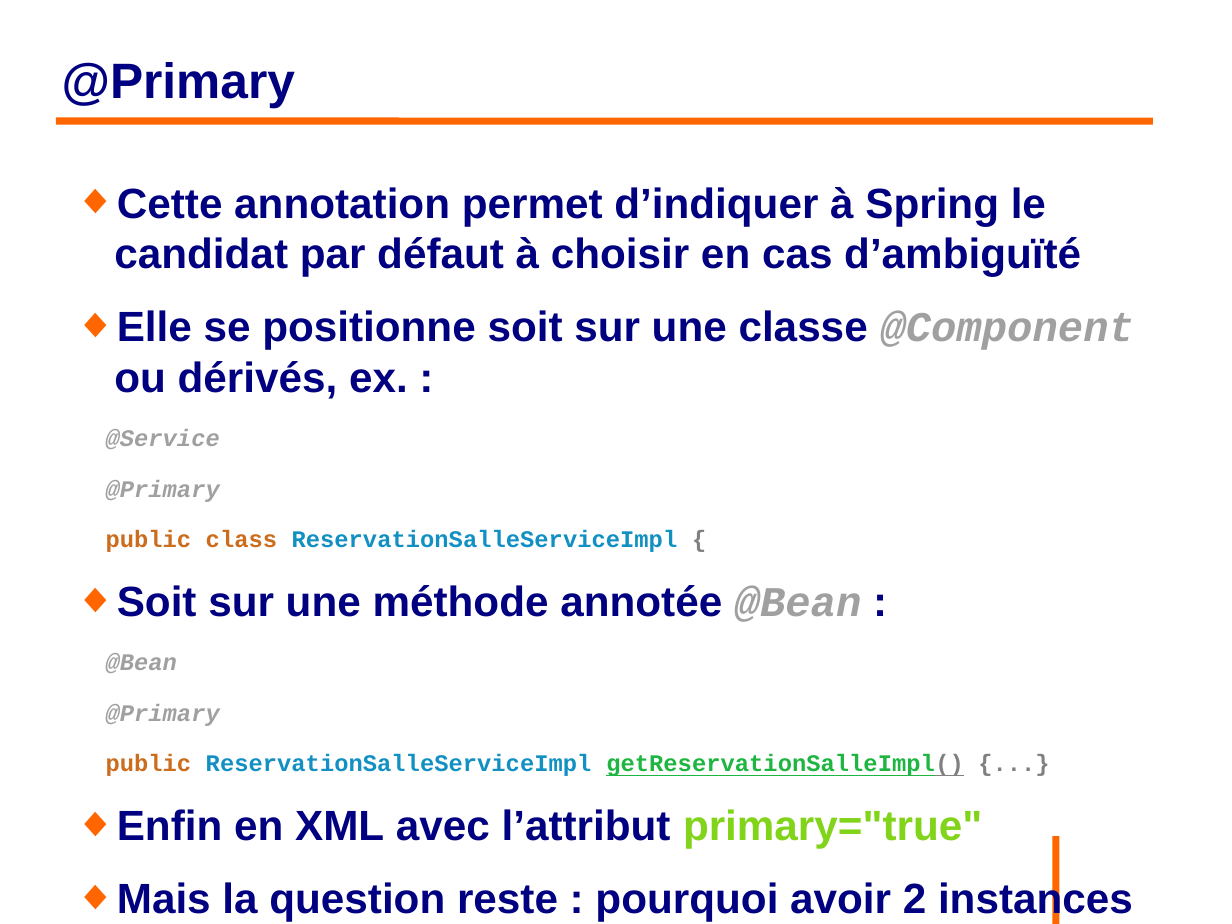
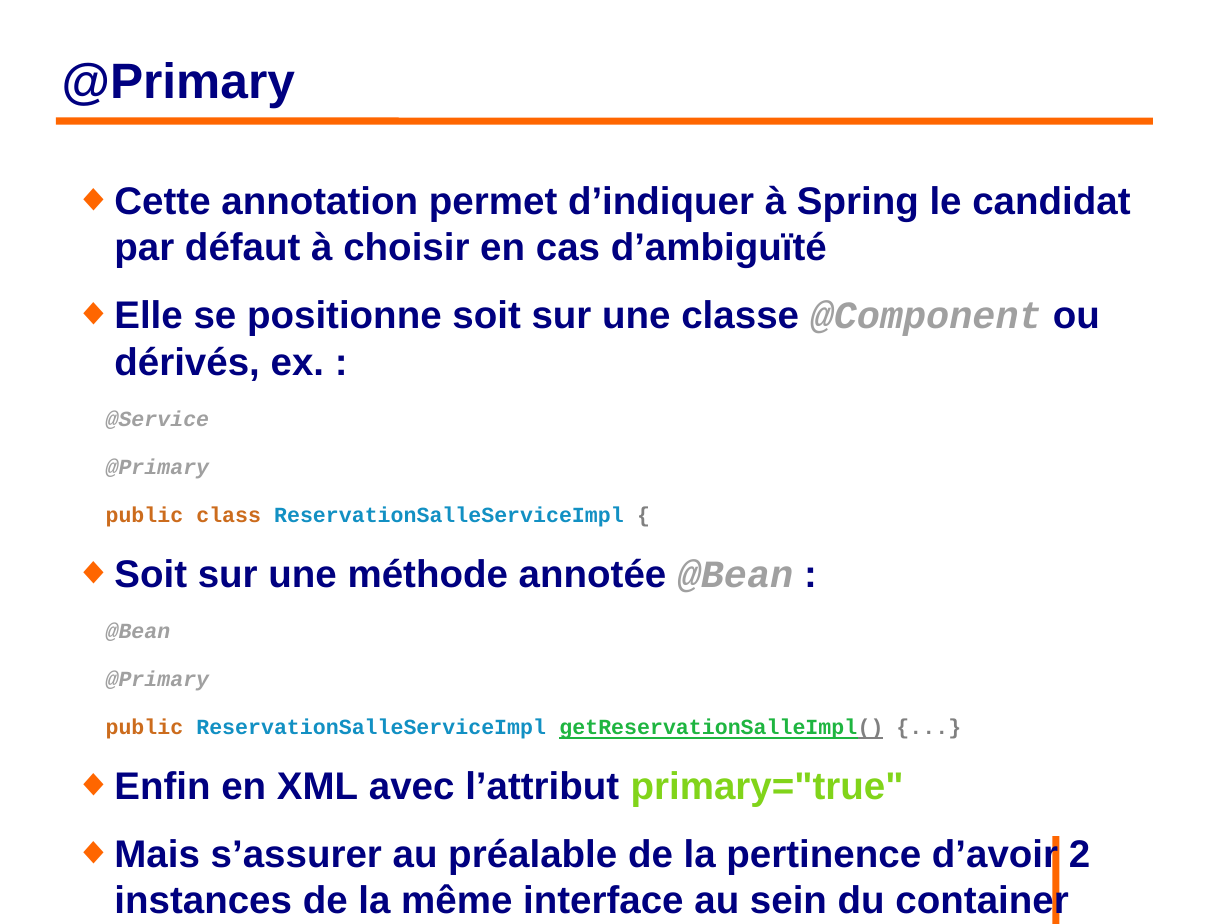
Before and after one commit to philphils/formation-spring, a slide deck: slide 107 of Documentation/diapo_formation_spring.odp. Drawn at 1232x924 pixels with LibreOffice and Linux fonts; fonts in the diff are those of the drawing; background and template pictures are left out. Boxes give left, top, right and bottom in pixels: in the first picture for what was removed or moved away, otherwise in the second. Text is boxed around its words. In the diff, an @@ line names an element or a change of style, - is before the commit and + after.

Commit message:
ajout diapo spring batch scope

```diff
--- a/Documentation/diapo_formation_spring.odp
+++ b/Documentation/diapo_formation_spring.odp
@@ text at (106, 185, 1130, 806): size 27.2 to 24.8 pt in "Cette annotation permet d’indiquer à Spring le ...", "Elle se positionne soit sur une classe ...", "Soit sur une méthode annotée @Bean :", "Enfin en XML avec l’attribut primary="true""; size 15.3 to 13.9 pt in "@Service", "@Primary", "public class ReservationSalleServiceImpl {", "@Bean" and 2 more places @@
@@ text at (114, 837, 1090, 921): text changed; size 27.2 to 24.8 pt @@
-◆ Mais la question reste : pourquoi avoir 2 instances de la même interface au sein du container ?
+◆ Mais s’assurer au préalable de la pertinence d’avoir 2 instances de la même interface au sein du container
```
Also in this commit, not shown: 1 slide added.
